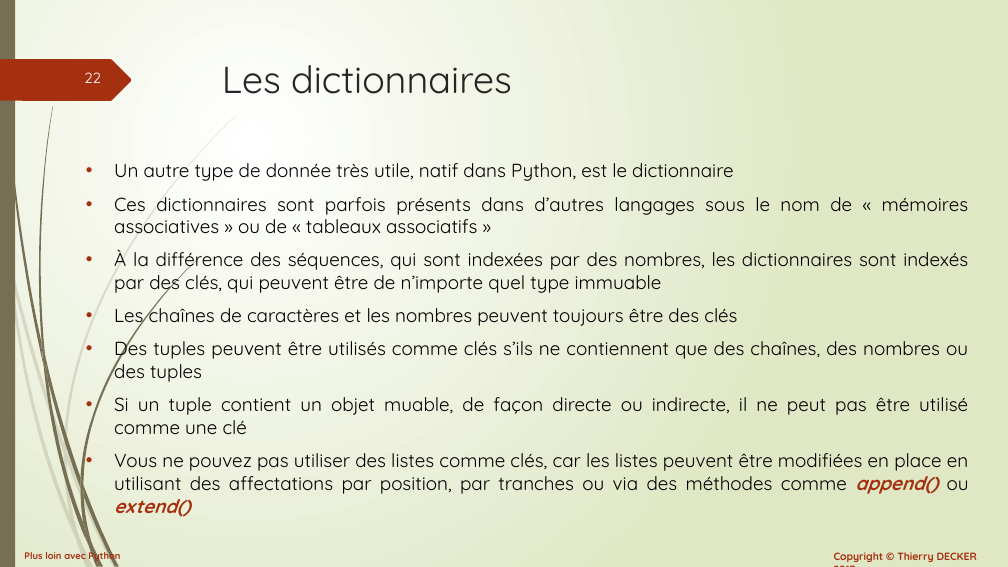
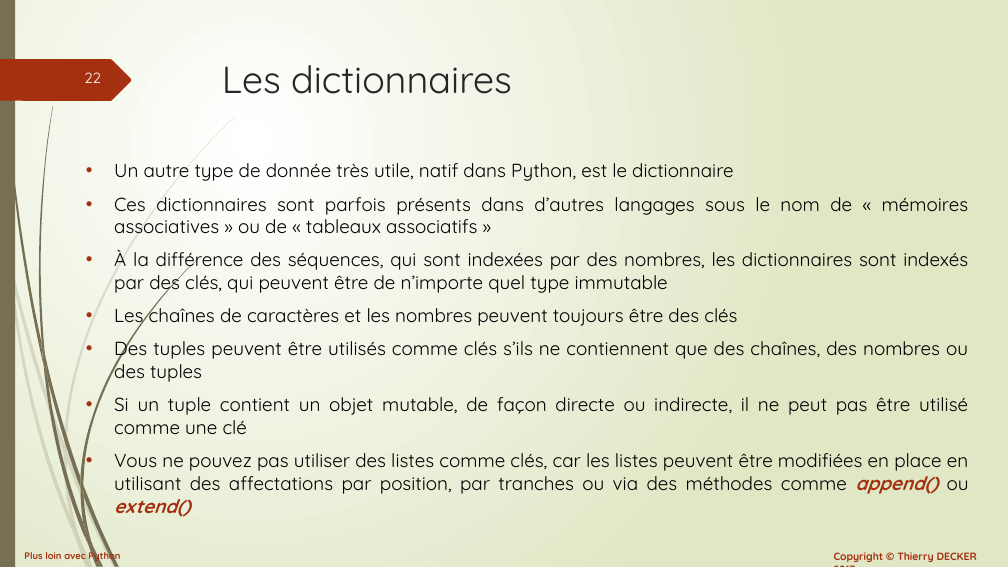
Before and after one commit to VikmanTheRacoon/learning-python, a slide deck: slide 22 of documentations/python-102.pptx. Drawn at 1008x567 pixels with LibreOffice and Linux fonts; fonts in the diff are those of the drawing. Boxes give left, top, right and bottom in pixels: in the first picture for what was removed or moved away, otherwise in the second. Text is boxed around its words. In the diff, an @@ line names an element or a change of style, - is before the commit and + after.

```diff
--- a/documentations/python-102.pptx
+++ b/documentations/python-102.pptx
@@ text at bbox=[114, 250, 968, 295]: text changed @@
-• À la différence des séquences, qui sont indexées par des nombres, les dictionnaires sont indexés par des clés, qui peuvent être de n’importe quel type immuable
+• À la différence des séquences, qui sont indexées par des nombres, les dictionnaires sont indexés par des clés, qui peuvent être de n’importe quel type immutable
@@ text at bbox=[114, 397, 968, 434]: text changed @@
-• Si un tuple contient un objet muable, de façon directe ou indirecte, il ne peut pas être utilisé comme une clé
+• Si un tuple contient un objet mutable, de façon directe ou indirecte, il ne peut pas être utilisé comme une clé
```
Also in this commit, not shown: 2 other slides changed, 2 slides added, 1 other file.
